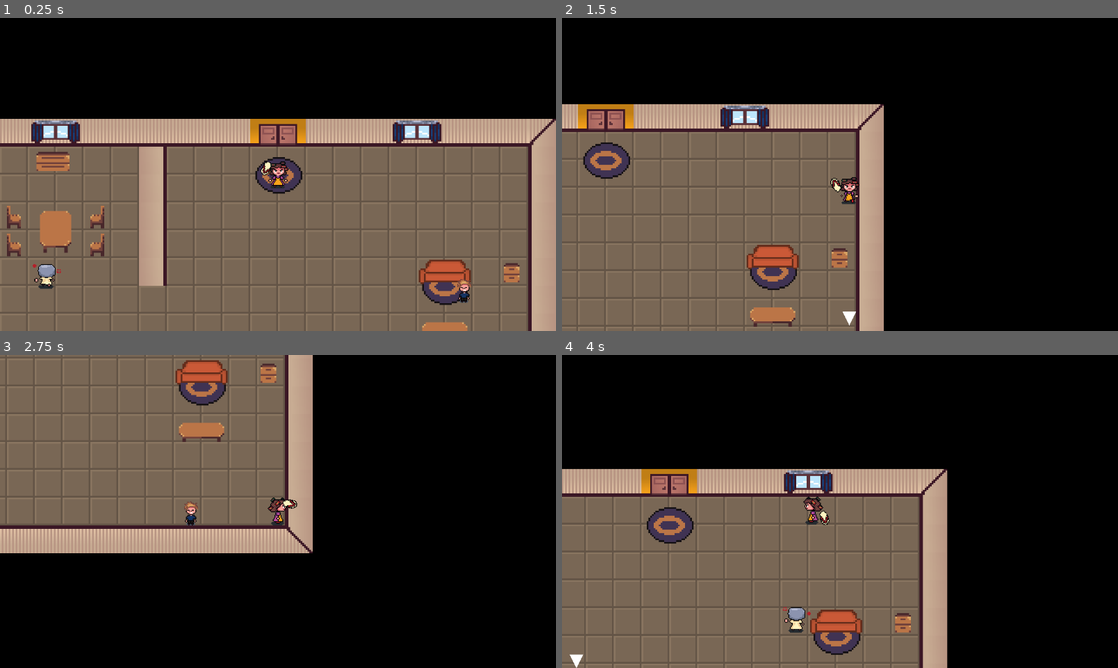
Above: before the commit, frames 1-4 (two rows, left to right).
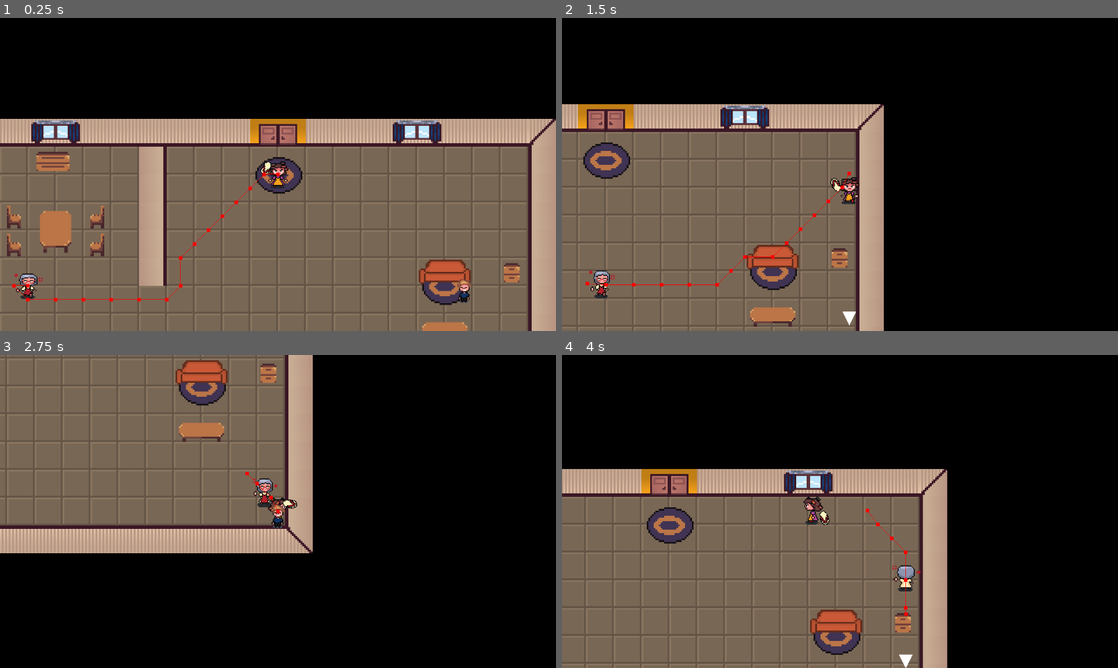
Above: after the commit, the same moments.

Repository: alfroids/Mama-Bazooka-
Game: Godot game, scene res://scenes/level/level.tscn
Two runs of this game, one before a commit and one after it. Both use one fixed random seed, a clock stepped at 60 frames per second and the inputs below. This scene is started directly instead of the project's main scene.
Inputs (mouse positions are in pixels of both pictures, inside the frame that each line leads up to):
- Up to frame 1 (0.25 s): no input
- Up to frame 2 (1.5 s): move the mouse to (962, 158) at 0.52 s; press the mouse at (962, 158) at 0.53 s; hold D (move_right) 0.53-1.28 s; move the mouse to (728, 190) at 1.27 s; release the mouse at (728, 190) at 1.28 s; hold S (move_down) from 1.28 s (still down); tap E (interact) at 1.35 s
- Up to frame 3 (2.75 s): move the mouse to (333, 442) at 2.02 s; release S (move_down) at 2.03 s; press the mouse at (333, 442) at 2.03 s; hold D (move_right) from 2.03 s (still down)
- Up to frame 4 (4 s): move the mouse to (812, 574) at 2.77 s; release D (move_right) at 2.78 s; release the mouse at (812, 574) at 2.78 s; hold W (move_up) 2.78-3.53 s; tap E (interact) at 2.85 s; click (812, 574) at 2.92 s; move the mouse to (1006, 558) at 3.52 s; press the mouse at (1006, 558) at 3.53 s; hold A (move_left) from 3.53 s (still down)

The runs differ from the first frame. In frame 1, 0.7% of the frame differs, in the area x 2-51%, y 49-91%; in frame 2, 0.4%; in frame 3, 0.5%; in frame 4, 0.7%.

Commit message:
Add pathfinding to the mother

Diff:
--- a/project.godot
+++ b/project.godot
@@ -46,6 +46,7 @@
 [global_group]
 
 player=""
+door=""
 
 [input]
 
--- a/scenes/child/child.gd
+++ b/scenes/child/child.gd
@@ -21,6 +21,7 @@
 @onready var hp: int = 3
 @onready var player: Player = get_tree().get_first_node_in_group(&"player") as Player
 @onready var anchor: Node2D = $Anchor as Node2D
+@onready var ray_cast_2d: RayCast2D = $RayCast2D as RayCast2D
 
 
 func _physics_process(delta: float) -> void:
@@ -50,6 +51,7 @@
 	dir = dir.rotated(randf_range(-PI / 2, PI / 2))
 	velocity = velocity.move_toward(speed * dir, delta * acceleration)
 
+	ray_cast_2d.rotation = Vector2.RIGHT.angle_to(velocity)
 	move_and_slide()
 
 
--- a/scenes/child/child.tscn
+++ b/scenes/child/child.tscn
@@ -4,7 +4,7 @@
 [ext_resource type="SpriteFrames" uid="uid://djce3hxyhjnho" path="res://scenes/child/child_animated_sprite.tres" id="2_ygb76"]
 
 [sub_resource type="RectangleShape2D" id="RectangleShape2D_5w8hw"]
-size = Vector2(16, 32)
+size = Vector2(16, 26)
 
 [node name="Child" type="CharacterBody2D" node_paths=PackedStringArray("sprite")]
 collision_layer = 2
@@ -29,3 +29,7 @@
 polygon = PackedVector2Array(-8, -8, -8, 8, 8, 0)
 
 [node name="AudioStreamPlayer2D" type="AudioStreamPlayer2D" parent="."]
+
+[node name="RayCast2D" type="RayCast2D" parent="."]
+target_position = Vector2(64, 0)
+collision_mask = 8
--- a/scenes/door/door.tscn
+++ b/scenes/door/door.tscn
@@ -5,7 +5,7 @@
 [sub_resource type="RectangleShape2D" id="RectangleShape2D_notcx"]
 size = Vector2(32, 16)
 
-[node name="Door" type="Area2D"]
+[node name="Door" type="Area2D" groups=["door"]]
 collision_layer = 0
 script = ExtResource("1_eprjf")
 
--- a/scenes/houses/house_tileset.tres
+++ b/scenes/houses/house_tileset.tres
@@ -1,6 +1,60 @@
-[gd_resource type="TileSet" load_steps=3 format=3 uid="uid://bu0nl7hg8gawk"]
+[gd_resource type="TileSet" load_steps=12 format=3 uid="uid://bu0nl7hg8gawk"]
 
 [ext_resource type="Texture2D" uid="uid://qatuxdjpbch5" path="res://assets/sprites/tileset/all_tileset.png" id="1_kdcpn"]
+
+[sub_resource type="NavigationPolygon" id="NavigationPolygon_d4fpq"]
+vertices = PackedVector2Array(8, 8, -8, 8, -8, -8, 8, -8)
+polygons = Array[PackedInt32Array]([PackedInt32Array(0, 1, 2, 3)])
+outlines = Array[PackedVector2Array]([PackedVector2Array(-8, -8, 8, -8, 8, 8, -8, 8)])
+agent_radius = 0.0
+
+[sub_resource type="NavigationPolygon" id="NavigationPolygon_ks2pt"]
+vertices = PackedVector2Array(8, 8, -8, 8, -8, -8, 8, -8)
+polygons = Array[PackedInt32Array]([PackedInt32Array(0, 1, 2, 3)])
+outlines = Array[PackedVector2Array]([PackedVector2Array(-8, -8, 8, -8, 8, 8, -8, 8)])
+agent_radius = 0.0
+
+[sub_resource type="NavigationPolygon" id="NavigationPolygon_xwc1j"]
+vertices = PackedVector2Array(8, 8, -8, 8, -8, -8, 8, -8)
+polygons = Array[PackedInt32Array]([PackedInt32Array(0, 1, 2, 3)])
+outlines = Array[PackedVector2Array]([PackedVector2Array(-8, -8, 8, -8, 8, 8, -8, 8)])
+agent_radius = 0.0
+
+[sub_resource type="NavigationPolygon" id="NavigationPolygon_i5y4v"]
+vertices = PackedVector2Array(8, 8, -8, 8, -8, -8, 8, -8)
+polygons = Array[PackedInt32Array]([PackedInt32Array(0, 1, 2, 3)])
+outlines = Array[PackedVector2Array]([PackedVector2Array(-8, -8, 8, -8, 8, 8, -8, 8)])
+agent_radius = 0.0
+
+[sub_resource type="NavigationPolygon" id="NavigationPolygon_66aeq"]
+vertices = PackedVector2Array(8, 8, -8, 8, -8, -8, 8, -8)
+polygons = Array[PackedInt32Array]([PackedInt32Array(0, 1, 2, 3)])
+outlines = Array[PackedVector2Array]([PackedVector2Array(-8, -8, 8, -8, 8, 8, -8, 8)])
+agent_radius = 0.0
+
+[sub_resource type="NavigationPolygon" id="NavigationPolygon_anqh3"]
+vertices = PackedVector2Array(8, 8, -8, 8, -8, -8, 8, -8)
+polygons = Array[PackedInt32Array]([PackedInt32Array(0, 1, 2, 3)])
+outlines = Array[PackedVector2Array]([PackedVector2Array(-8, -8, 8, -8, 8, 8, -8, 8)])
+agent_radius = 0.0
+
+[sub_resource type="NavigationPolygon" id="NavigationPolygon_rb1rm"]
+vertices = PackedVector2Array(8, 8, -8, 8, -8, -8, 8, -8)
+polygons = Array[PackedInt32Array]([PackedInt32Array(0, 1, 2, 3)])
+outlines = Array[PackedVector2Array]([PackedVector2Array(-8, -8, 8, -8, 8, 8, -8, 8)])
+agent_radius = 0.0
+
+[sub_resource type="NavigationPolygon" id="NavigationPolygon_eyvd6"]
+vertices = PackedVector2Array(8, 8, -8, 8, -8, -8, 8, -8)
+polygons = Array[PackedInt32Array]([PackedInt32Array(0, 1, 2, 3)])
+outlines = Array[PackedVector2Array]([PackedVector2Array(-8, -8, 8, -8, 8, 8, -8, 8)])
+agent_radius = 0.0
+
+[sub_resource type="NavigationPolygon" id="NavigationPolygon_xq3rc"]
+vertices = PackedVector2Array(8, 8, -8, 8, -8, -8, 8, -8)
+polygons = Array[PackedInt32Array]([PackedInt32Array(0, 1, 2, 3)])
+outlines = Array[PackedVector2Array]([PackedVector2Array(-8, -8, 8, -8, 8, 8, -8, 8)])
+agent_radius = 0.0
 
 [sub_resource type="TileSetAtlasSource" id="TileSetAtlasSource_6dhcc"]
 texture = ExtResource("1_kdcpn")
@@ -24,9 +78,13 @@
 1:4/0 = 0
 2:4/0 = 0
 0:6/0 = 0
+0:6/0/navigation_layer_0/polygon = SubResource("NavigationPolygon_ks2pt")
 2:6/0 = 0
+2:6/0/navigation_layer_0/polygon = SubResource("NavigationPolygon_66aeq")
 0:8/0 = 0
+0:8/0/navigation_layer_0/polygon = SubResource("NavigationPolygon_xwc1j")
 2:8/0 = 0
+2:8/0/navigation_layer_0/polygon = SubResource("NavigationPolygon_anqh3")
 7:1/0 = 0
 9:1/0 = 0
 7:2/0 = 0
@@ -51,10 +109,15 @@
 12:4/0 = 0
 13:4/0 = 0
 4:6/0 = 0
+4:6/0/navigation_layer_0/polygon = SubResource("NavigationPolygon_eyvd6")
 4:8/0 = 0
+4:8/0/navigation_layer_0/polygon = SubResource("NavigationPolygon_xq3rc")
 0:10/0 = 0
+0:10/0/navigation_layer_0/polygon = SubResource("NavigationPolygon_d4fpq")
 2:10/0 = 0
+2:10/0/navigation_layer_0/polygon = SubResource("NavigationPolygon_i5y4v")
 4:10/0 = 0
+4:10/0/navigation_layer_0/polygon = SubResource("NavigationPolygon_rb1rm")
 0:12/0 = 0
 0:12/0/physics_layer_0/polygon_0/points = PackedVector2Array(-8, -8, 8, -8, 8, 8, -8, 8)
 2:12/0 = 0
@@ -119,17 +182,27 @@
 14:16/0 = 0
 14:16/0/physics_layer_0/polygon_0/points = PackedVector2Array(-8, -8, 8, -8, 8, 8, -8, 8)
 6:10/0 = 0
+6:10/0/physics_layer_0/polygon_0/points = PackedVector2Array(-8, -8, 8, -8, 8, 8, -8, 8)
 8:10/0 = 0
+8:10/0/physics_layer_0/polygon_0/points = PackedVector2Array(-8, -8, 8, -8, 8, 8, -8, 8)
 6:8/0 = 0
+6:8/0/physics_layer_0/polygon_0/points = PackedVector2Array(-8, -8, 8, -8, 8, 8, -8, 8)
 8:8/0 = 0
+8:8/0/physics_layer_0/polygon_0/points = PackedVector2Array(-8, -8, 8, -8, 8, 8, -8, 8)
 10:8/0 = 0
+10:8/0/physics_layer_0/polygon_0/points = PackedVector2Array(-8, -8, 8, -8, 8, 8, -8, 8)
 12:8/0 = 0
+12:8/0/physics_layer_0/polygon_0/points = PackedVector2Array(-8, -8, 8, -8, 8, 8, -8, 8)
 12:10/0 = 0
+12:10/0/physics_layer_0/polygon_0/points = PackedVector2Array(-8, -8, 8, -8, 8, 8, -8, 8)
 10:10/0 = 0
+10:10/0/physics_layer_0/polygon_0/points = PackedVector2Array(-8, -8, 8, -8, 8, 8, -8, 8)
 2:0/0 = 0
 1:0/0 = 0
 9:8/0 = 0
+9:8/0/physics_layer_0/polygon_0/points = PackedVector2Array(-8, -8, 8, -8, 8, 8, -8, 8)
 9:10/0 = 0
+9:10/0/physics_layer_0/polygon_0/points = PackedVector2Array(-8, -8, 8, -8, 8, 8, -8, 8)
 3:0/0 = 0
 4:0/0 = 0
 5:0/0 = 0
@@ -158,9 +231,12 @@
 13:5/0 = 0
 13:6/0 = 0
 7:8/0 = 0
+7:8/0/physics_layer_0/polygon_0/points = PackedVector2Array(-8, -8, 8, -8, 8, 8, -8, 8)
 7:10/0 = 0
+7:10/0/physics_layer_0/polygon_0/points = PackedVector2Array(-8, -8, 8, -8, 8, 8, -8, 8)
 
 [resource]
 physics_layer_0/collision_layer = 8
 physics_layer_0/collision_mask = 0
+navigation_layer_0/layers = 1
 sources/0 = SubResource("TileSetAtlasSource_6dhcc")
--- a/scenes/level/level.gd
+++ b/scenes/level/level.gd
@@ -46,6 +46,8 @@
 	mother.global_position = house.mother_spawn.global_position
 	add_child(mother)
 
+	SignalBus.child_fainted.connect(mother._on_child_fainted)
+
 
 func _on_defeat_timer_timeout() -> void:
 	defeat_screen.enable()
--- a/scenes/level/level.tscn
+++ b/scenes/level/level.tscn
@@ -16,7 +16,7 @@
 mother_scene = ExtResource("5_1ghes")
 
 [node name="DefeatTimer" type="Timer" parent="."]
-wait_time = 10.0
+wait_time = 30.0
 one_shot = true
 autostart = true
 
--- a/scenes/mother/mother.gd
+++ b/scenes/mother/mother.gd
@@ -5,13 +5,15 @@
 @export var speed: float = 250.0
 @export var acceleration: float = 1200.0
 
-var is_furious: bool = false
-
-@onready var player: CharacterBody2D = get_tree().get_first_node_in_group(&"player") as CharacterBody2D
+@onready var player: Player = get_tree().get_first_node_in_group(&"player") as Player
+@onready var door: Door = get_tree().get_first_node_in_group(&"door") as Door
 @onready var is_stunned: bool = false
+@onready var is_furious: bool = false
+@onready var is_grabbing_player: bool = false
 @onready var stun_timer: Timer = $StunTimer as Timer
 @onready var sprite: AnimatedSprite2D = $MotherSprite as AnimatedSprite2D
 @onready var animation_player: AnimationPlayer = $AnimationPlayer as AnimationPlayer
+@onready var nav_agent: NavigationAgent2D = $NavigationAgent2D as NavigationAgent2D
 
 
 func _ready() -> void:
@@ -23,18 +25,24 @@
 	if is_stunned:
 		return
 
-	if player:
-		var player_dir: Vector2 = global_position.direction_to(player.global_position)
-		var dir: Vector2 = player_dir.rotated(randf_range(-PI / 3, PI / 3))
+	if is_grabbing_player:
+		pass
+
+	elif player:
+		var next_pos: Vector2 = nav_agent.get_next_path_position()
+		var dir: Vector2 = global_position.direction_to(next_pos)
 		velocity = velocity.move_toward(speed * dir, delta * acceleration)
-
-		if player_dir.y > 0:
-			if is_furious:
-				sprite.play(&"fury_walk")
-			else:
-				sprite.play(&"walk_front")
-		if player_dir.y < 0:
-			sprite.play(&"walk_back")
+		#var player_dir: Vector2 = global_position.direction_to(player.global_position)
+		#var dir: Vector2 = player_dir.rotated(randf_range(-PI / 3, PI / 3))
+		#velocity = velocity.move_toward(speed * dir, delta * acceleration)
+#
+	if velocity.y > 0:
+		if is_furious:
+			sprite.play(&"fury_walk")
+		else:
+			sprite.play(&"walk_front")
+	elif velocity.y < 0:
+		sprite.play(&"walk_back")
 
 	move_and_slide()
 
@@ -52,3 +60,8 @@
 	is_furious = true
 	speed *= 2
 	animation_player.speed_scale *= 2
+
+
+func _on_nav_update_timer_timeout() -> void:
+	var noise: Vector2 = 32 * Vector2.RIGHT.rotated(TAU * randf())
+	nav_agent.target_position = player.global_position
--- a/scenes/mother/mother.tscn
+++ b/scenes/mother/mother.tscn
@@ -172,7 +172,7 @@
 }]
 
 [sub_resource type="RectangleShape2D" id="RectangleShape2D_m37a2"]
-size = Vector2(16, 32)
+size = Vector2(16, 26)
 
 [sub_resource type="Animation" id="Animation_lmtui"]
 length = 0.001
@@ -234,4 +234,13 @@
 "": SubResource("AnimationLibrary_vochu")
 }
 
+[node name="NavigationAgent2D" type="NavigationAgent2D" parent="."]
+path_postprocessing = 1
+debug_enabled = true
+
+[node name="NavUpdateTimer" type="Timer" parent="."]
+wait_time = 0.2
+autostart = true
+
 [connection signal="timeout" from="StunTimer" to="." method="_on_stun_timer_timeout"]
+[connection signal="timeout" from="NavUpdateTimer" to="." method="_on_nav_update_timer_timeout"]
Not shown: 1 places in scenes/houses/house_2.tscn that only renumber resources
